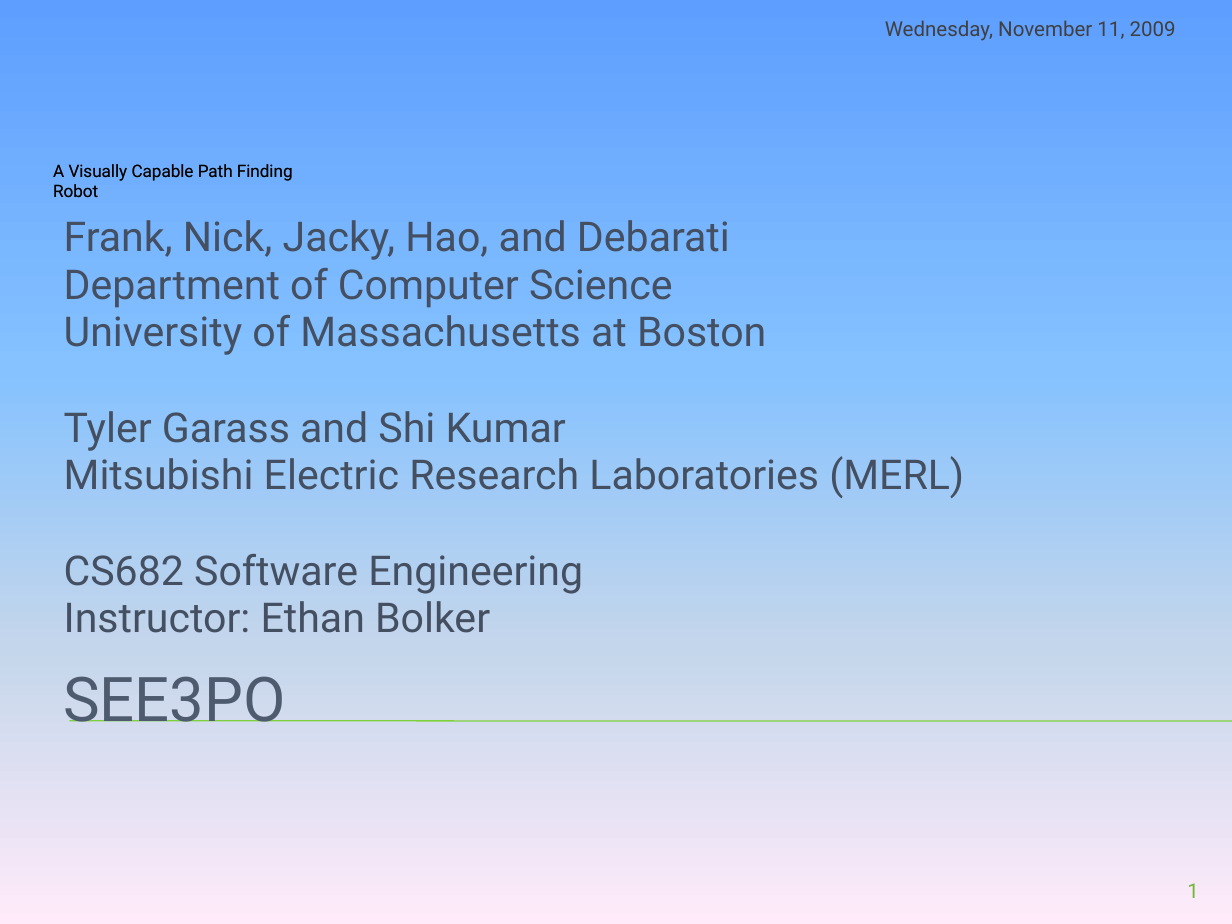
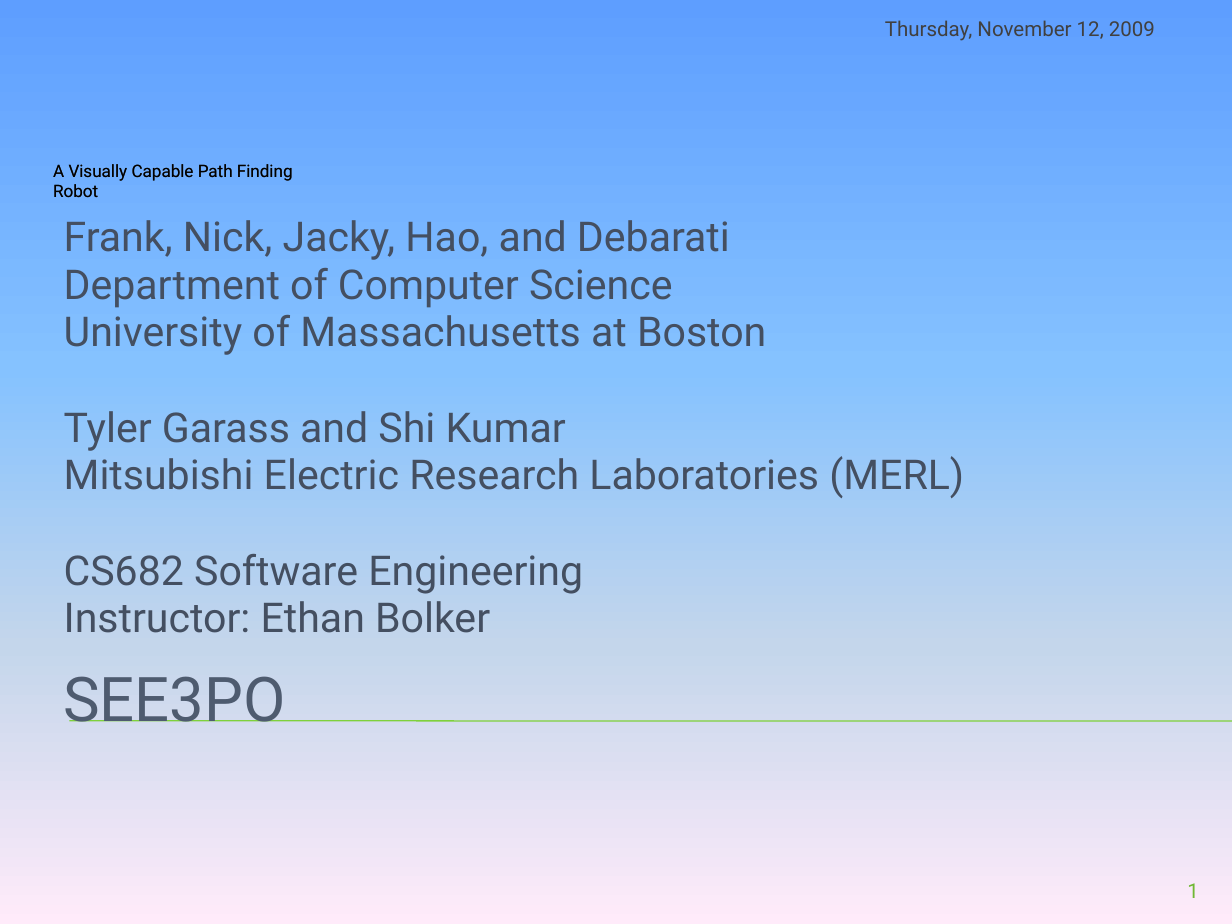
Before and after one commit to tkram01/see3po, a slide deck: slide 1 of Documents/VentureCapital_Nick.pptx. Drawn at 1232x924 pixels with LibreOffice and Linux fonts; fonts in the diff are those of the drawing; background and template pictures are left out. Boxes give left, top, right and bottom in pixels: in the first picture for what was removed or moved away, otherwise in the second. Text is boxed around its words. In the diff, an @@ line names an element or a change of style, - is before the commit and + after.

```diff
--- a/Documents/VentureCapital_Nick.pptx
+++ b/Documents/VentureCapital_Nick.pptx
@@ text at (885,20,1155,41): text changed @@
-Wednesday, November 11, 2009
+Thursday, November 12, 2009
```
Also in this commit, not shown: 2 other slides changed, 1 slide removed.
